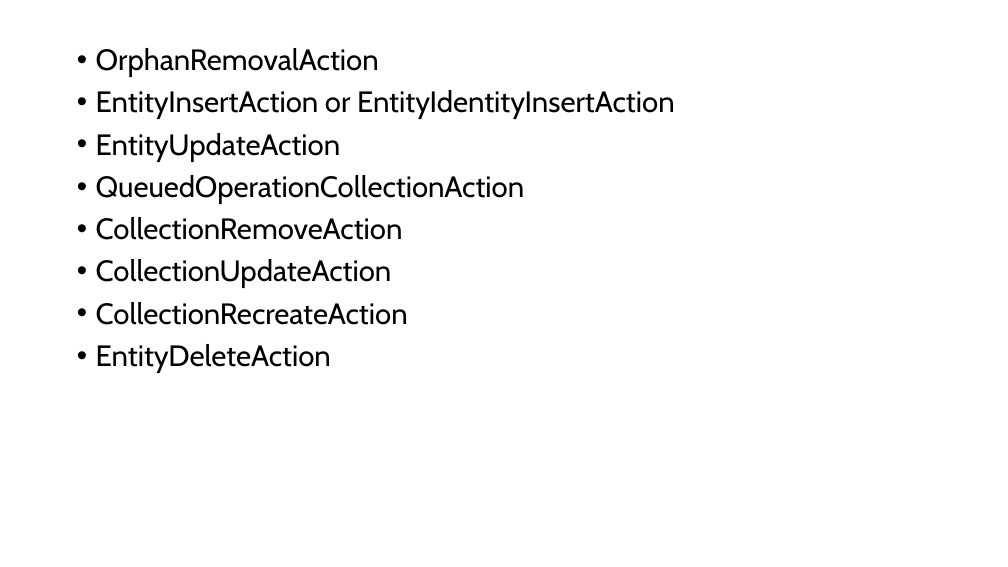
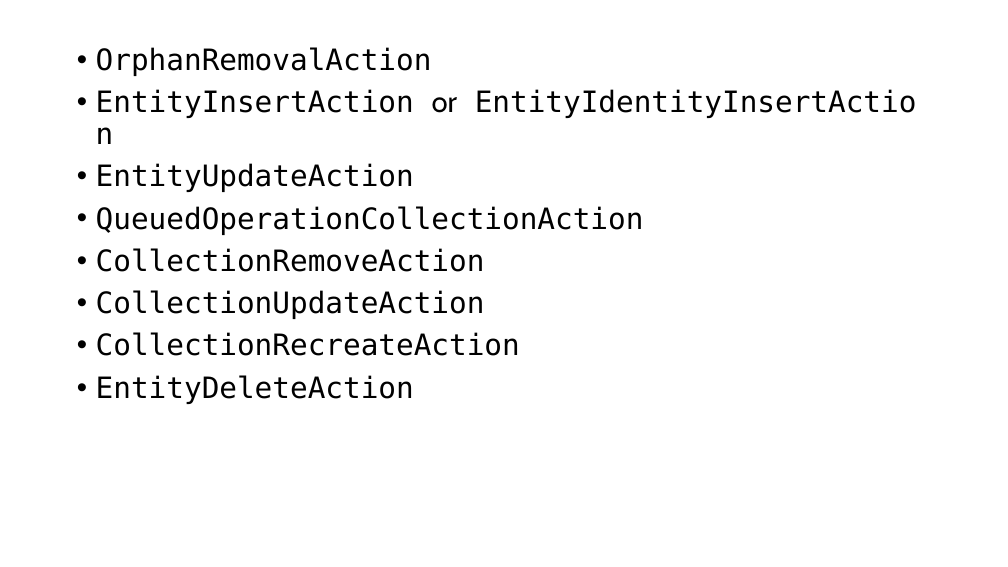
Before and after one commit to jordanschroedervertafore/spring-data-jpa, a slide deck: slide 9 of spring data jpa.pptx (slide 11 before the commit). Drawn at 1008x567 pixels with LibreOffice and Linux fonts; fonts in the diff are those of the drawing. Boxes give left, top, right and bottom in pixels: in the first picture for what was removed or moved away, otherwise in the second. Text is boxed around its words. In the diff, an @@ line names an element or a change of style, - is before the commit and + after.

```diff
--- a/spring data jpa.pptx
+++ b/spring data jpa.pptx
@@ text "OrphanRemovalAction" at (96, 47, 644, 404): font Cabin to DejaVu Sans Mono @@
```
Also in this commit, not shown: 12 other slides changed, 8 slides added, 7 slides removed, 23 other files.
